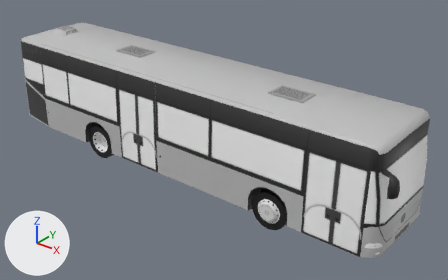
A saved change to the FBX model assets/cars/bus.fbx.
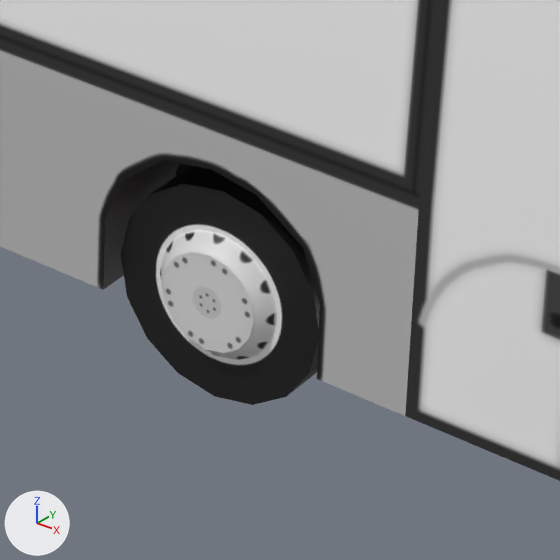
The first picture shows the older version from a camera (50 mm lens) standing at (9.63, -11.41, 8.24) and looking at (0.28, 0.28, 0.99). The close-ups show both versions on the part from 52% to 73% of the width and 57% to 92% of the height of that picture; other places that the commit changed are outside them. The lights are fixed; the arrows at lower left show +X, +Y and +Z.

Script lines for the objects in view, before the commit:
```python
mat_busmat = principled_material('BusMat')
mat_busmat.texture = img_bus_png
me_cube_014 = bpy.data.meshes.new('Cube.014')
me_cube_014.from_pydata(...)  # 577 vertices, 471 faces; spans x -6.43..5.8, y -1.34..1.6, z -0.01..3.06
me_cube_014.materials.append(mat_busmat)  # picture img_bus_png
ob_car_bus__lod0 = bpy.data.objects.new('Car_Bus #lod0', me_cube_014)
ob_car_bus__lod0.location = (0.0, 0.0, 0.0)
```
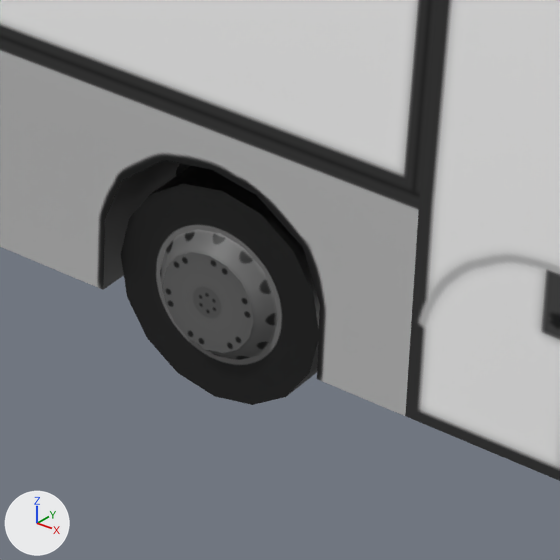
The newer file is also turned or shifted as a whole; pictures and numbers use the older file's frame.

What differs and where, as boxes (x1, y1, x2, y2) in the close-ups (560 x 560 px):
```json
{"object": "Car_Bus #lod0", "change": "surface changed", "before": [152, 221, 286, 369], "after": [152, 221, 286, 369]}
```

The change, as JSON lines over the scene's bpy script:
```json
{"op": "add", "block": "img_bus_diff_png", "code": ["img_bus_diff_png = load_image('bus.diff.png', '../src/bus.diff.png', 2048, 1024, 'sRGB')"]}
{"op": "set", "path": "mat_busmat.texture", "old": "img_bus_png", "new": "img_bus_diff_png"}
```
